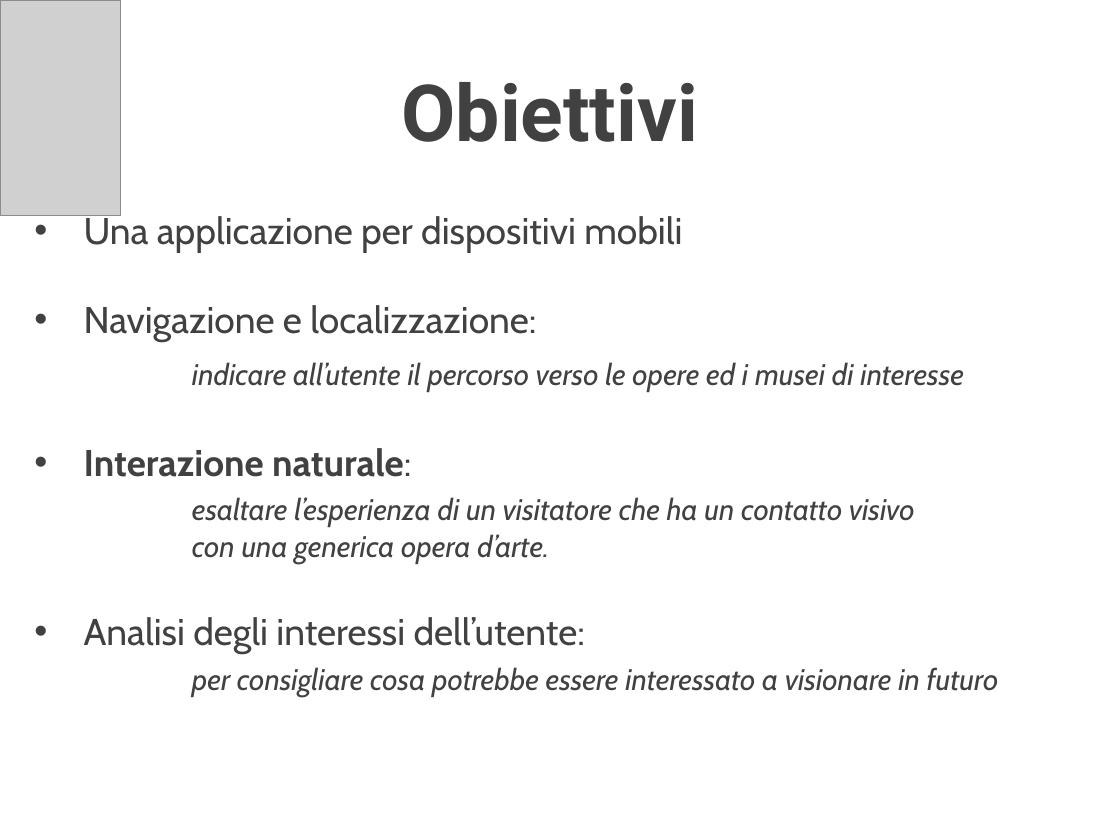
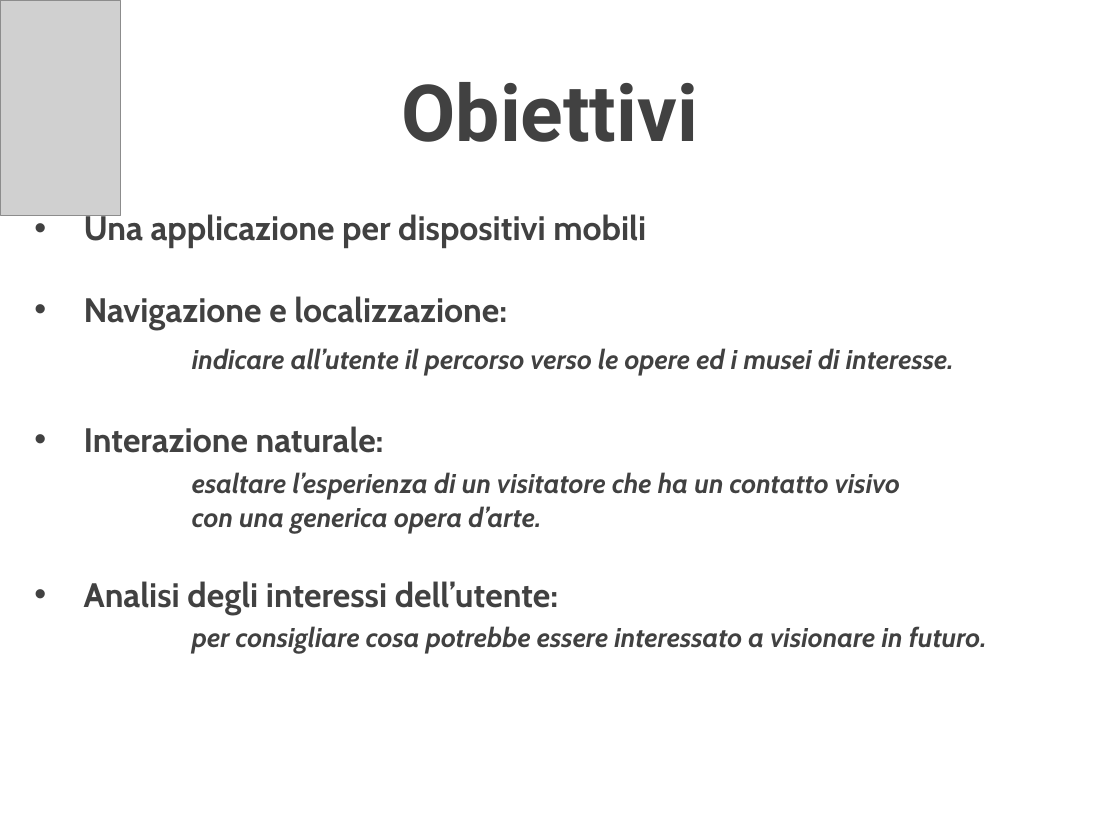
Before and after one commit to delchiaro/beaconav, a slide deck: slide 2 of documentation/presentazione.ppt. Drawn at 1120x840 pixels with LibreOffice and Linux fonts; fonts in the diff are those of the drawing; grey boxes stand for pictures; background and template pictures are left out. Boxes give left, top, right and bottom in pixels: in the first picture for what was removed or moved away, otherwise in the second. Text is boxed around its words. In the diff, an @@ line names an element or a change of style, - is before the commit and + after.

```diff
--- a/documentation/presentazione.ppt
+++ b/documentation/presentazione.ppt
@@ text at <box>84,212,900,533</box>: size 34 to 31 pt in "Una applicazione per dispositivi mobili", "Interazione naturale:"; bold on in "Una applicazione per dispositivi mobili", "naturale: esaltare l’esperienza di un visitatore che ..."; size 27.2 to 24.8 pt in "esaltare l’esperienza di un visitatore che ha ..." @@
@@ text at <box>84,296,954,376</box>: text changed; size 27.2 to 24.8 pt; bold on @@
-• Navigazione e localizzazione:
-  indicare all’utente il percorso verso le opere ed i musei di interesse
+• Navigazione e localizzazione:
+  indicare all’utente il percorso verso le opere ed i musei di interesse.
@@ text at <box>84,581,987,654</box>: text changed; size 27.2 to 24.8 pt; bold on @@
-• Analisi degli interessi dell’utente:
-  per consigliare cosa potrebbe essere interessato a visionare in futuro
+• Analisi degli interessi dell’utente:
+  per consigliare cosa potrebbe essere interessato a visionare in futuro.
```
Also in this commit, not shown: 4 other slides changed, 2 slides added, 2 slides removed.
